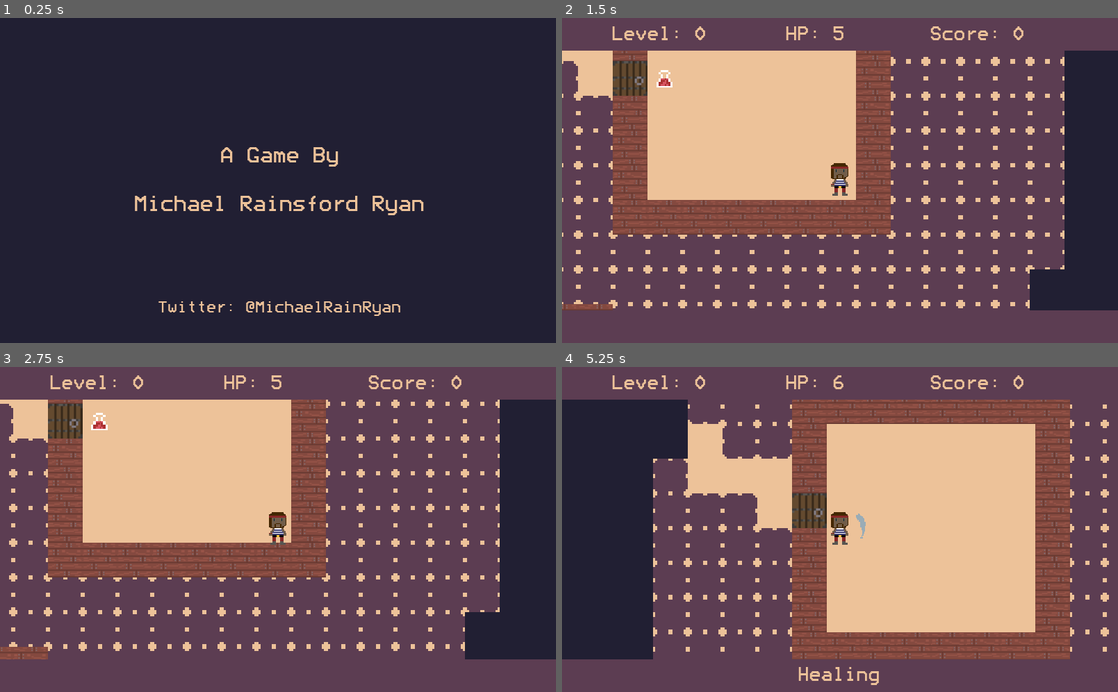
Above: before the commit, frames 1-4 (two rows, left to right).
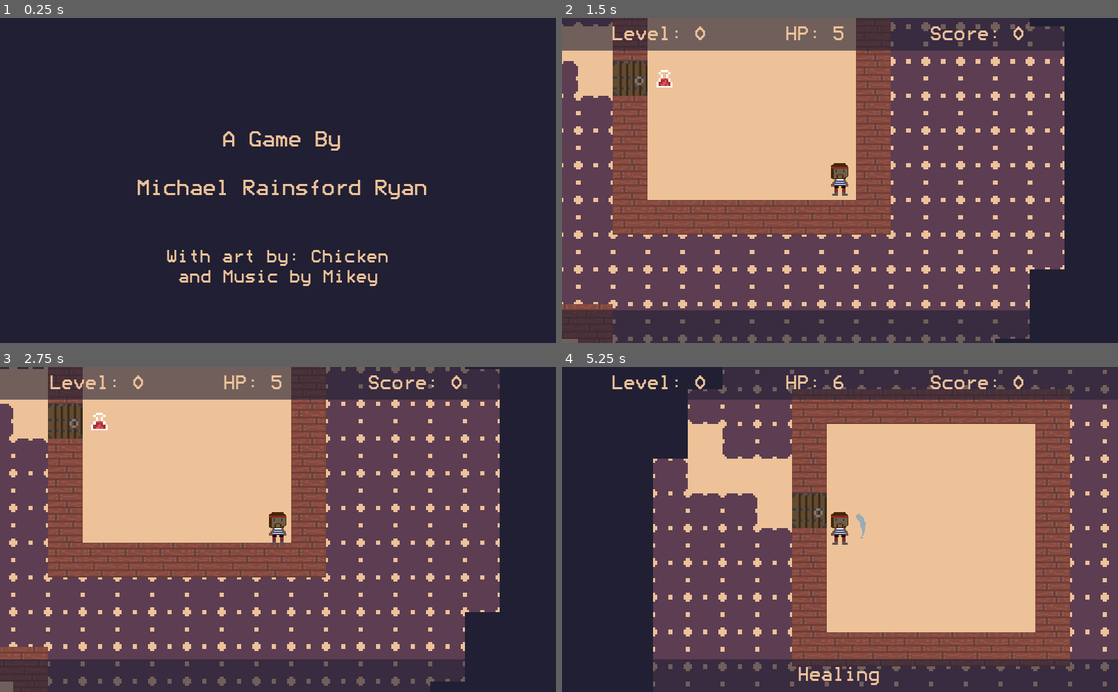
Above: after the commit, the same moments.

Repository: MichaelRRyan/Rogue-Shipwreck
Game: Godot game, scene res://Scenes/LicenceScene.tscn
The game is run twice, just before and just after one commit, with the same random seed, the same clock (stepped at 60 frames per second) and the same inputs.
Inputs (mouse positions are in pixels of both pictures, inside the frame that each line leads up to):
- Up to frame 1 (0.25 s): no input
- Up to frame 2 (1.5 s): tap Enter (ui_accept) at 0.5, 0.77, 0.8, 1.07, 1.35 s; move the mouse to (962, 164) at 0.52 s; press the mouse at (962, 164) at 0.53 s; hold Right (move_right) 0.53-1.28 s; move the mouse to (728, 196) at 1.27 s; release the mouse at (728, 196) at 1.28 s; hold Down (move_down) from 1.28 s (still down)
- Up to frame 3 (2.75 s): tap Enter (ui_accept) at 1.52, 1.82, 2.3 s; click (166, 545) at 1.55 s; move the mouse to (333, 458) at 2.02 s; release Down (move_down) at 2.03 s; press the mouse at (333, 458) at 2.03 s; hold Right (move_right) from 2.03 s (still down)
- Up to frame 4 (5.25 s): tap Enter (ui_accept) at 2.75, 3.02, 3.32, 4.52, 4.82 s; move the mouse to (812, 594) at 2.77 s; release Right (move_right) at 2.78 s; release the mouse at (812, 594) at 2.78 s; hold Up (move_up) 2.78-3.53 s; click (812, 594) at 2.85 s; move the mouse to (1006, 578) at 3.52 s; hold Enter (ui_accept) 3.53-4.28 s; hold Left (move_left) 3.53-5.03 s; move the mouse to (673, 480) at 4.27 s; click (673, 480) at 4.35 s; move the mouse to (867, 529) at 5.02 s; press the mouse at (867, 529) at 5.03 s; hold Down (move_down) from 5.03 s (still down)

The runs differ from the first frame. In frame 1, 4.0% of the frame differs, in the area x 24-77%, y 34-92%; in frame 2, 19%; in frame 3, 19%, in the area x 0-100%, y 0-100%; in frame 4, 19%.

Commit message:
Changed hud elements colour. Changed the title screen and licence screen to better reflect the game

Diff:
--- a/Scenes/Enemy.tscn
+++ b/Scenes/Enemy.tscn
@@ -19,10 +19,10 @@
 
 [node name="HPBar" type="ColorRect" parent="."]
 margin_left = -8.0
-margin_top = 8.0
+margin_top = 16.0
 margin_right = 8.0
-margin_bottom = 10.0
-color = Color( 0.364706, 0.243137, 0.32549, 1 )
+margin_bottom = 18.0
+color = Color( 0.937255, 0.2, 0.2, 1 )
 
 [node name="CollisionShape2D" type="CollisionShape2D" parent="."]
 shape = SubResource( 1 )
--- a/Scenes/Game.tscn
+++ b/Scenes/Game.tscn
@@ -53,7 +53,7 @@
 [node name="TopBar" type="ColorRect" parent="CanvasLayer"]
 margin_right = 1254.0
 margin_bottom = 60.0
-color = Color( 0.364706, 0.243137, 0.32549, 1 )
+color = Color( 0.133333, 0.12549, 0.203922, 0.607843 )
 
 [node name="HP" type="Label" parent="CanvasLayer"]
 margin_left = 408.854
@@ -91,7 +91,7 @@
 margin_top = 540.0
 margin_right = 339.0
 margin_bottom = 600.0
-color = Color( 0.364706, 0.243137, 0.32549, 1 )
+color = Color( 0.133333, 0.12549, 0.203922, 0.607843 )
 
 [node name="Blindness" type="Label" parent="CanvasLayer/BottomBar"]
 visible = false
@@ -140,7 +140,7 @@
 margin_right = 695.5
 margin_bottom = 438.0
 rect_pivot_offset = Vector2( 71.108, 300 )
-color = Color( 0.364706, 0.243137, 0.32549, 1 )
+color = Color( 0.133333, 0.12549, 0.203922, 1 )
 
 [node name="StatusText" type="Label" parent="CanvasLayer/EndScreen"]
 anchor_left = 0.5
--- a/Scenes/LicenceScene.tscn
+++ b/Scenes/LicenceScene.tscn
@@ -8,14 +8,14 @@
 font_data = ExtResource( 2 )
 
 [sub_resource type="DynamicFont" id=2]
-size = 30
+size = 34
 font_data = ExtResource( 2 )
 
 [node name="LicenceScene" type="Control"]
 anchor_right = 1.0
 anchor_bottom = 1.0
-margin_top = -1.10803
-margin_bottom = -1.10803
+margin_top = -2.10803
+margin_bottom = -2.10803
 script = ExtResource( 1 )
 
 [node name="Credit" type="Label" parent="."]
@@ -23,10 +23,10 @@
 anchor_top = 0.5
 anchor_right = 0.5
 anchor_bottom = 0.5
-margin_left = -403.5
-margin_top = -74.5
-margin_right = 403.5
-margin_bottom = 74.5
+margin_left = -399.5
+margin_top = -102.5
+margin_right = 407.5
+margin_bottom = 46.5
 custom_fonts/font = SubResource( 1 )
 custom_colors/font_color = Color( 0.933333, 0.764706, 0.603922, 1 )
 text = "A Game By
@@ -35,16 +35,17 @@
 align = 1
 valign = 1
 
-[node name="TwitterPlug" type="Label" parent="."]
+[node name="Credit2" type="Label" parent="."]
 anchor_left = 0.5
-anchor_top = 1.0
+anchor_top = 0.5
 anchor_right = 0.5
-anchor_bottom = 1.0
-margin_left = -403.0
-margin_top = -129.0
-margin_right = 404.0
+anchor_bottom = 0.5
+margin_left = -406.0
+margin_top = 127.26
+margin_right = 401.0
+margin_bottom = 221.26
 custom_fonts/font = SubResource( 2 )
 custom_colors/font_color = Color( 0.933333, 0.764706, 0.603922, 1 )
-text = "Twitter: @MichaelRainRyan"
+text = "With art by: Chicken
+and Music by Mikey"
 align = 1
-valign = 1
--- a/Scenes/TitleScene.tscn
+++ b/Scenes/TitleScene.tscn
@@ -28,7 +28,7 @@
 margin_bottom = 34.7723
 custom_fonts/font = SubResource( 1 )
 custom_colors/font_color = Color( 0.933333, 0.764706, 0.603922, 1 )
-text = "1-Bit Dungeon"
+text = "The Revenge of Lyssa"
 align = 1
 valign = 1
 
Not shown: 4 places in Scenes/Level.tscn that only renumber resources
